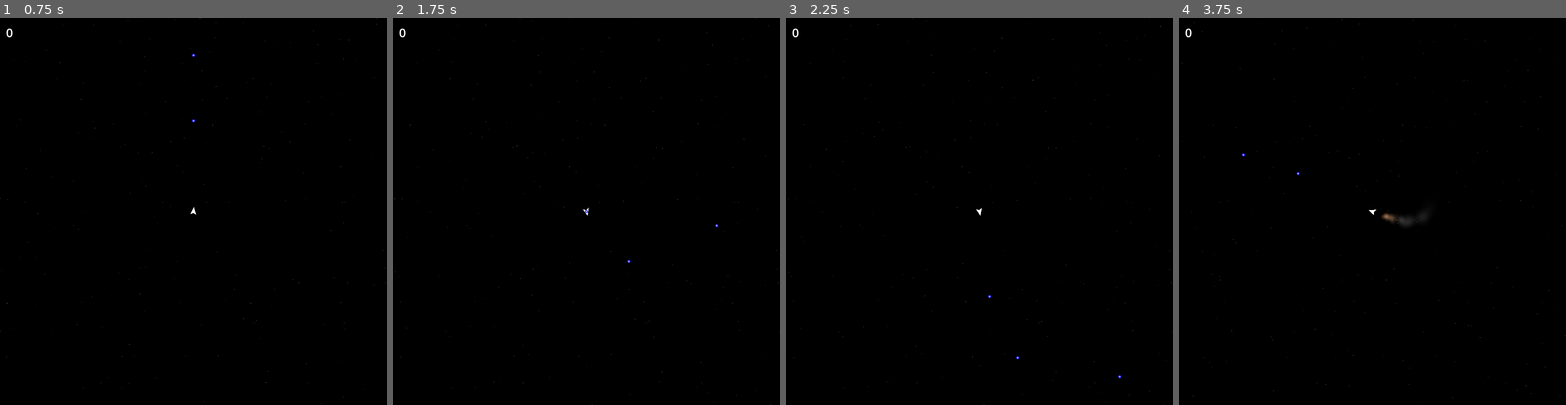
Above: before the commit, frames 1-4 (left to right).
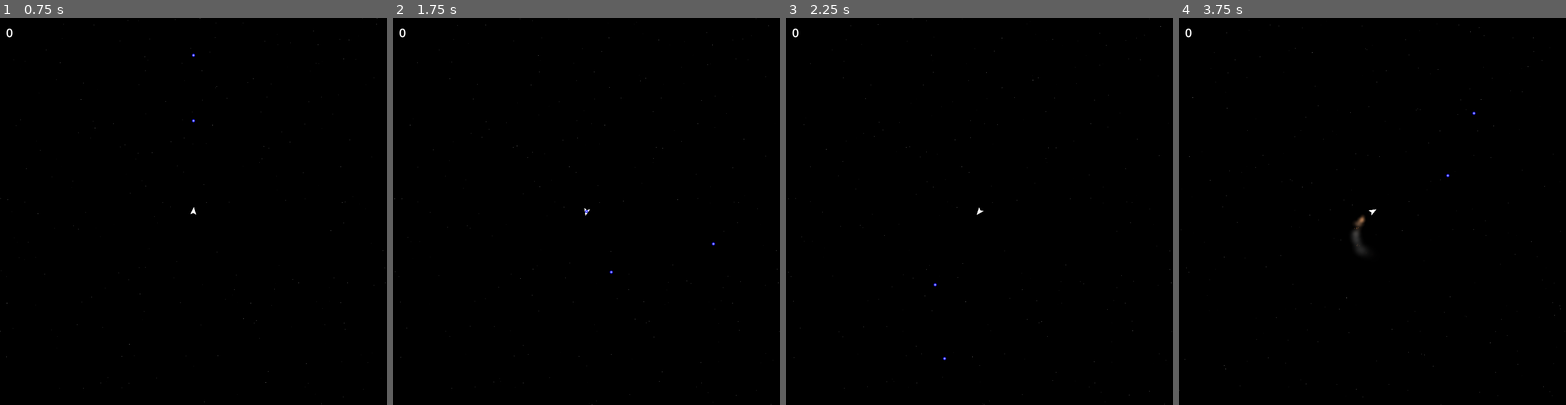
Above: after the commit, the same moments.

Repository: Trantarius/ArcadeGame
Game: Godot game, scene res://main.tscn
The game is run twice, just before and just after one commit, with the same random seed, the same clock (stepped at 60 frames per second) and the same inputs.
Inputs (mouse positions are in pixels of both pictures, inside the frame that each line leads up to):
- Up to frame 1 (0.75 s): move the mouse to (278, 192) at 0.52 s; hold D (right) from 0.53 s (still down); hold Space (shoot) from 0.53 s (still down)
- Up to frame 2 (1.75 s): move the mouse to (509, 230) at 1.27 s; release D (right) at 1.28 s; release Space (shoot) at 1.28 s; hold A (left) from 1.28 s (still down); tap Space (shoot) at 1.35 s
- Up to frame 3 (2.25 s): move the mouse to (1018, 126) at 2.02 s; release A (left) at 2.03 s; hold D (right) from 2.03 s (still down); hold Space (shoot) from 2.03 s (still down)
- Up to frame 4 (3.75 s): move the mouse to (1353, 288) at 2.77 s; release D (right) at 2.78 s; release Space (shoot) at 2.78 s; hold W (forward) 2.78-3.53 s; tap Space (shoot) at 2.85 s; move the mouse to (1488, 269) at 3.52 s; hold A (left) from 3.53 s (still down); hold Space (shoot) from 3.53 s (still down)

Frame 1 is identical in both runs. In frame 2, less than 0.1% of the frame differs, in the area x 49-85%, y 49-67%; in frame 3, less than 0.1%; in frame 4, 0.5%, in the area x 0-100%, y 0-100%.

Commit message:
asteroids

Diff:
--- a/Enemy.gd
+++ b/Enemy.gd
@@ -12,19 +12,6 @@
 @export var rarity:float = 1
 ## Maximum distance from a player before despawning
 @export var despawn_distance:float = 2048
-
-func find_nearest_player()->Player:
-	var players:Array[Node] = get_tree().get_nodes_in_group('Players')
-	if(players.is_empty()):
-		return null
-	var closest_player:Player = players[0]
-	var closest_player_dsqr:float = (closest_player.position-position).length_squared()
-	for player:Player in players:
-		var dsqr:float = (player.position-position).length_squared()
-		if(dsqr<closest_player_dsqr):
-			closest_player=player
-			closest_player_dsqr=dsqr
-	return closest_player
 
 func _integrate_forces(state: PhysicsDirectBodyState2D) -> void:
 	super(state)
@@ -48,6 +35,6 @@
 				take_damage(self_damage)
 				break
 
-	var nearest_player:Player = find_nearest_player()
+	var nearest_player:Player = Player.find_nearest_player(position)
 	if(nearest_player!=null && (nearest_player.position-position).length()>despawn_distance):
 		queue_free()
--- /dev/null
+++ b/asteroid/AsteroidSpawner.gd
@@ -0,0 +1,71 @@
+extends Node
+
+## How many asteroids will always be present
+@export var asteroid_count:float = 5
+
+
+## Average asteroid size
+@export var mean_size:float = 512
+## Standard deviation of asteroid size, multiplicative and relative to mean size
+@export_range(0,1) var size_variation:float = 1
+
+## Maximum asteroid linear momentum (larger asteroids move slower)
+@export var max_linear_momentum:float = 100
+## Maximum asteroid angular momentum (larger asteroids rotate slower)
+@export var max_angular_momentum:float = 1
+
+
+## Distance from player to spawn asteroids
+@export var spawn_distance:float = 4000
+## Distance from player to despawn asteroids
+@export var despawn_distance:float = 5000
+
+func _ready()->void:
+	var player:Player = get_tree().get_first_node_in_group('Players')
+	if(player==null):
+		return
+	for n in range(asteroid_count):
+		spawn_asteroid(func(): return player.position + Vector2(randf_range(-despawn_distance,spawn_distance),randf_range(-despawn_distance,spawn_distance)))
+
+func _physics_process(delta: float) -> void:
+	var player:Player = get_tree().get_first_node_in_group('Players')
+	if(player==null):
+		return
+
+	for child in get_children():
+		if(player==null):
+			break
+		var relpos:Vector2 = child.position - player.position
+		if(relpos.x < -despawn_distance):
+			spawn_asteroid(func(): return player.position + Vector2(spawn_distance,(randf()-0.5)*despawn_distance))
+			child.queue_free()
+		elif(relpos.x > despawn_distance):
+			spawn_asteroid(func(): return player.position + Vector2(-spawn_distance,(randf()-0.5)*despawn_distance))
+			child.queue_free()
+		elif(relpos.y < -despawn_distance):
+			spawn_asteroid(func(): return player.position + Vector2((randf()-0.5)*despawn_distance,spawn_distance))
+			child.queue_free()
+		elif(relpos.y > despawn_distance):
+			spawn_asteroid(func(): return player.position + Vector2((randf()-0.5)*despawn_distance,-spawn_distance))
+			child.queue_free()
+
+func rand_mul(std:float)->float:
+	var ret:float = randfn(0,std)
+	return (abs(ret)+1)**sign(ret)
+
+func spawn_asteroid(locator:Callable)->void:
+
+	var aster:Asteroid = preload("res://asteroid/asteroid.tscn").instantiate()
+	add_child(aster)
+	aster.radius = mean_size * rand_mul(size_variation)
+	aster.noise.seed = randi()
+	aster.mass = (aster.radius/50)**3
+	aster.generate()
+
+	var candidate:Transform2D = Transform2D(randf()*TAU,locator.call())
+	while(aster.test_move(candidate,Vector2.ZERO)):
+		candidate = Transform2D(randf()*TAU,locator.call())
+
+	aster.transform = candidate
+	aster.apply_central_impulse(Vector2.from_angle(randf()*TAU) * max_linear_momentum * rand_mul(1))
+	aster.apply_torque_impulse(randfn(-1,1) * max_angular_momentum * rand_mul(1))
--- /dev/null
+++ b/asteroid/asteroid.gd
@@ -0,0 +1,133 @@
+@tool
+class_name Asteroid
+extends RigidBody2D
+
+@export var noise:FastNoiseLite:
+	set(to):
+		noise=to
+		noise.changed.connect(generate)
+		generate()
+
+## Amount of deformation on the asteroid's shape.
+@export_range(0,1) var noise_strength:float:
+	set(to):
+		noise_strength=to
+		generate()
+
+## Size of the asteroid.
+@export var radius:float=256:
+	set(to):
+		radius=to
+		generate()
+
+## Maximum scaling of the shape along a single axis.
+@export_range(0,1) var stretch_limit:float=0.3:
+	set(to):
+		stretch_limit=to
+		generate()
+
+## Minimum distance between adjacent points on the polygon.
+@export var resolution:float=16:
+	set(to):
+		if(to>8):
+			resolution=to
+			generate()
+
+## A parameter to control the strength of the polygon complexity reduction.
+@export_range(0,0.2) var curvature_limit:float=0.01:
+	set(to):
+		curvature_limit=to
+		generate()
+
+
+static func change_poly_resolution(poly:PackedVector2Array,resolution:float)->PackedVector2Array:
+	var retpoly:PackedVector2Array = []
+	var dist:float = 0
+	for idx in range(poly.size()):
+		var seglen:float = (poly[(idx+1)%poly.size()]-poly[idx]).length()
+		dist += seglen
+		while(dist>resolution):
+			dist-=resolution
+			retpoly.push_back(lerp(poly[idx], poly[(idx+1)%poly.size()], (seglen-dist)/seglen))
+	if(dist>resolution/2):
+		retpoly.push_back(poly[0])
+	return retpoly
+
+static func calc_poly_normals(poly:PackedVector2Array)->PackedVector2Array:
+	var normals:PackedVector2Array=[]
+	for n in range(poly.size()):
+		var dir:Vector2 = ((poly[(n+1)%poly.size()]-poly[n])+(poly[n]-poly[n-1]))
+		normals.push_back(dir.normalized().orthogonal())
+	return normals
+
+static func optimize_curvature(poly:PackedVector2Array, limit:float )->PackedVector2Array:
+	var retpoly:PackedVector2Array=[]
+	var last_dir:Vector2 = (poly[0]-poly[-1]).normalized()
+	for idx in range(poly.size()):
+		var dir:Vector2 = (poly[(idx+1)%poly.size()]-poly[idx]).normalized()
+		if(dir.dot(last_dir)<(1-limit)):
+			retpoly.push_back(poly[idx])
+			last_dir = dir
+	return retpoly
+
+func _ready()->void:
+	generate()
+
+static func is_polygon_self_intersecting(poly:PackedVector2Array)->bool:
+	for n in range(poly.size()):
+		for i in range(poly.size()):
+			if(i==n||i==n-1||i==n+1||(i==0&&n==poly.size()-1)||(i==poly.size()-1&&n==0)):
+				continue
+			if(Geometry2D.segment_intersects_segment(poly[n-1],poly[n],poly[i-1],poly[i])):
+				return true
+	return false
+
+
+func generate()->void:
+	if(!is_inside_tree()):
+		return
+
+	var rand:RandomNumberGenerator = RandomNumberGenerator.new()
+	rand.seed = noise.seed
+
+	var stretch:float = rand.randf()*stretch_limit
+	var rot:float = TAU*rand.randf()
+	noise.set_block_signals(true)
+	noise.frequency = 4.0/radius
+	noise.set_block_signals(false)
+
+	var poly:PackedVector2Array = []
+
+	for s in range(8):
+		var subshape:PackedVector2Array=[]
+		var bias:Vector2
+		bias.x = rand.randf_range(-1,1)*radius/2
+		bias.y = rand.randf_range(-1,1)*radius/2
+		bias *= Vector2(1+stretch,1-stretch)
+		bias = bias.rotated(rot)
+		for p in range(32):
+			var point:Vector2 = Vector2.from_angle(rand.randf()*TAU)*rand.randf()*radius/2.5
+			subshape.push_back(point+bias)
+		subshape = Geometry2D.convex_hull(subshape)
+		poly = Geometry2D.merge_polygons(poly,subshape)[0]
+	poly = change_poly_resolution(poly,radius/4)
+
+	var normals:PackedVector2Array = calc_poly_normals(poly)
+	for n in range(poly.size()):
+		var nval:float = noise.get_noise_2dv(poly[n])
+		poly[n] += normals[n] * nval * noise_strength * radius
+
+	poly = change_poly_resolution(poly,resolution)
+
+	normals = calc_poly_normals(poly)
+	for n in range(poly.size()):
+		var nval:float = noise.get_noise_2dv(poly[n])
+		poly[n] += normals[n] * nval * noise_strength * radius
+
+	poly = change_poly_resolution(poly,resolution)
+	poly = optimize_curvature(poly,curvature_limit)
+	if(is_polygon_self_intersecting(poly)):
+		return
+
+	$Polygon2D.polygon = poly
+	$CollisionPolygon2D.polygon = poly
--- /dev/null
+++ b/asteroid/asteroid.tscn
@@ -0,0 +1,44 @@
+[gd_scene load_steps=6 format=3 uid="uid://d0upt6jghwnyf"]
+
+[ext_resource type="Script" path="res://asteroid/asteroid.gd" id="1_fifpj"]
+
+[sub_resource type="FastNoiseLite" id="FastNoiseLite_sf31h"]
+resource_local_to_scene = true
+seed = 4165
+frequency = 0.015625
+fractal_octaves = 3
+cellular_return_type = 0
+
+[sub_resource type="Gradient" id="Gradient_84e4i"]
+colors = PackedColorArray(0.299547, 0.299547, 0.299547, 1, 0.513233, 0.513233, 0.513233, 1)
+
+[sub_resource type="FastNoiseLite" id="FastNoiseLite_53gf4"]
+noise_type = 2
+frequency = 0.0422
+fractal_octaves = 2
+fractal_lacunarity = 3.0
+cellular_return_type = 0
+
+[sub_resource type="NoiseTexture2D" id="NoiseTexture2D_tmmrp"]
+seamless = true
+color_ramp = SubResource("Gradient_84e4i")
+noise = SubResource("FastNoiseLite_53gf4")
+
+[node name="Asteroid" type="RigidBody2D"]
+process_thread_group = 2
+process_thread_group_order = 0
+process_thread_messages = 0
+collision_mask = 7
+script = ExtResource("1_fifpj")
+noise = SubResource("FastNoiseLite_sf31h")
+noise_strength = 0.102
+resolution = 64.0
+
+[node name="Polygon2D" type="Polygon2D" parent="."]
+texture_repeat = 2
+texture = SubResource("NoiseTexture2D_tmmrp")
+polygon = PackedVector2Array(187.96, -11.7829, 94.2054, 71.8847, 35.073, 92.4222, -15.7715, 129.953, -70.9513, 139.264, -118.12, 20.5025, -129.342, -42.0305, -116.456, -101.803, -70.1549, -132.981, -14.8028, -102.394, -14.051, -162.472, 40.5321, -193.801, 102.377, -192.218, 137.327, -155.018, 141.612, -102.425, 192.714, -75.0785)
+
+[node name="CollisionPolygon2D" type="CollisionPolygon2D" parent="."]
+visible = false
+polygon = PackedVector2Array(187.96, -11.7829, 94.2054, 71.8847, 35.073, 92.4222, -15.7715, 129.953, -70.9513, 139.264, -118.12, 20.5025, -129.342, -42.0305, -116.456, -101.803, -70.1549, -132.981, -14.8028, -102.394, -14.051, -162.472, 40.5321, -193.801, 102.377, -192.218, 137.327, -155.018, 141.612, -102.425, 192.714, -75.0785)
--- a/hornet/hornet.gd
+++ b/hornet/hornet.gd
@@ -13,7 +13,7 @@
 
 func _physics_process(delta: float) -> void:
 
-	var target:Player = find_nearest_player()
+	var target:Player = Player.find_nearest_player(position)
 	if(target==null):
 		linear_control_mode = ControlMode.THRUST
 		linear_target = Vector2.ZERO
--- a/hornet/hornet.tscn
+++ b/hornet/hornet.tscn
@@ -8,6 +8,7 @@
 collision_mask = 7
 script = ExtResource("1_ghiqj")
 point_value = 5.0
+max_health = 3.0
 
 [node name="CollisionPolygon2D" type="CollisionPolygon2D" parent="."]
 position = Vector2(8, 0)
--- a/main.tscn
+++ b/main.tscn
@@ -1,7 +1,8 @@
-[gd_scene load_steps=5 format=3 uid="uid://gvye6ccvjd55"]
+[gd_scene load_steps=6 format=3 uid="uid://gvye6ccvjd55"]
 
 [ext_resource type="PackedScene" uid="uid://ccgupredk0a3f" path="res://player/player.tscn" id="3_d6lla"]
 [ext_resource type="Script" path="res://ui/score_display.gd" id="3_ms2pv"]
+[ext_resource type="Script" path="res://asteroid/AsteroidSpawner.gd" id="5_hea7j"]
 [ext_resource type="PackedScene" uid="uid://d4epik40543it" path="res://hornet/hornet.tscn" id="6_x6syn"]
 [ext_resource type="Script" path="res://EnemySpawner.gd" id="6_xg0x2"]
 
@@ -24,3 +25,7 @@
 script = ExtResource("6_xg0x2")
 target_points = 100.0
 enemy_list = Array[PackedScene]([ExtResource("6_x6syn")])
+
+[node name="AsteroidSpawner" type="Node" parent="."]
+script = ExtResource("5_hea7j")
+max_linear_momentum = 20.0
--- a/player/Player.gd
+++ b/player/Player.gd
@@ -49,3 +49,17 @@
 	bullet.velocity = 800 * global_transform.basis_xform(Vector2.UP).normalized() + linear_velocity
 	bullet.source=self
 	get_parent().add_child(bullet)
+
+
+static func find_nearest_player(location:Vector2)->Player:
+	var players:Array[Node] = Engine.get_main_loop().get_nodes_in_group('Players')
+	if(players.is_empty()):
+		return null
+	var closest_player:Player = players[0]
+	var closest_player_dsqr:float = (closest_player.position-location).length_squared()
+	for player:Player in players:
+		var dsqr:float = (player.position-location).length_squared()
+		if(dsqr<closest_player_dsqr):
+			closest_player=player
+			closest_player_dsqr=dsqr
+	return closest_player
--- a/player/player.tscn
+++ b/player/player.tscn
@@ -27,7 +27,7 @@
 shader = ExtResource("2_cdxa1")
 shader_parameter/speed = 150.0
 shader_parameter/spread = Vector2(48, 32)
-shader_parameter/drag = 150.0
+shader_parameter/drag = 300.0
 shader_parameter/spark_color = Color(1, 0.607843, 0.282353, 1)
 shader_parameter/spark_chance = 0.2
 shader_parameter/spark_size = 0.185
@@ -65,11 +65,12 @@
 max_linear_thrust = 256.0
 max_linear_speed = 800.0
 max_angular_thrust = 256.0
-max_angular_speed = 8.0
+max_angular_speed = 16.0
 angular_control_mode = 2
 
 [node name="RocketParticles" type="GPUParticles2D" parent="."]
 material = SubResource("CanvasItemMaterial_3i2nj")
+emitting = false
 amount = 64
 process_material = SubResource("ShaderMaterial_61lre")
 texture = SubResource("GradientTexture2D_v4qv1")
@@ -92,6 +93,7 @@
 script = ExtResource("2_ccbte")
 
 [node name="AmbientParticles" type="GPUParticles2D" parent="Camera2D"]
+z_index = -10
 amount = 256
 process_material = SubResource("ShaderMaterial_v1xyb")
 lifetime = 10.0
--- a/spiky/Spiky.gd
+++ b/spiky/Spiky.gd
@@ -4,7 +4,7 @@
 
 func _physics_process(_delta: float) -> void:
 
-	var target:Player = find_nearest_player()
+	var target:Player = Player.find_nearest_player(position)
 	if(target==null):
 		linear_control_mode=ControlMode.THRUST
 		linear_target = Vector2.ZERO
--- /dev/null
+++ b/tmp.gd
@@ -0,0 +1,7 @@
+@tool
+extends EditorScript
+
+
+func _run() -> void:
+	get_scene().noise.seed=randi()
+	get_scene().generate()
